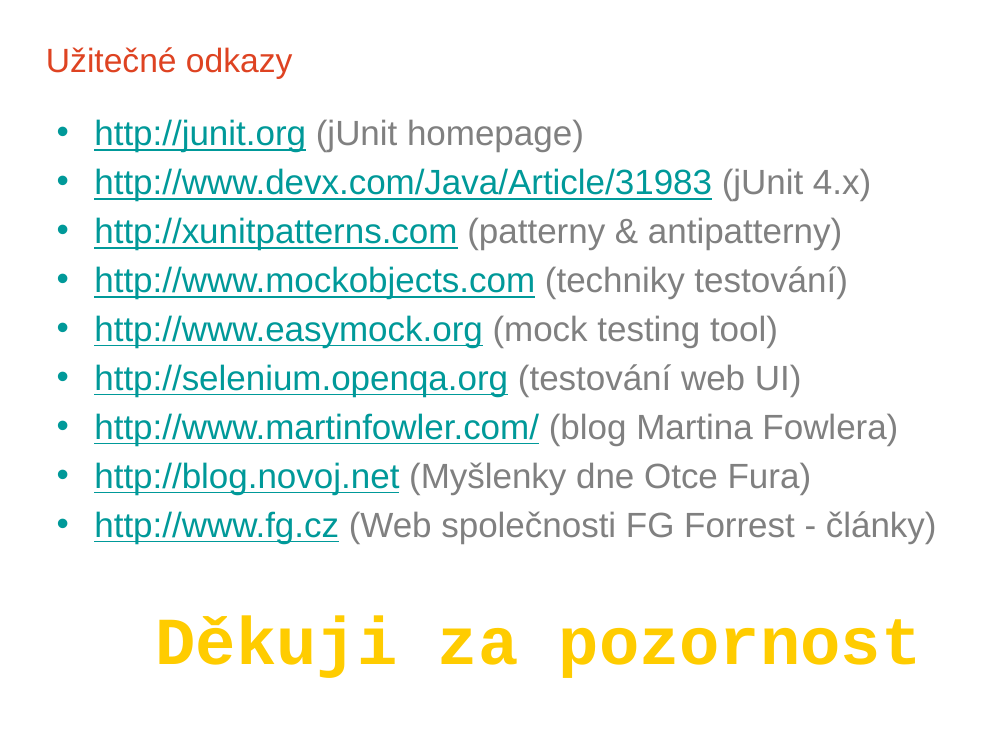
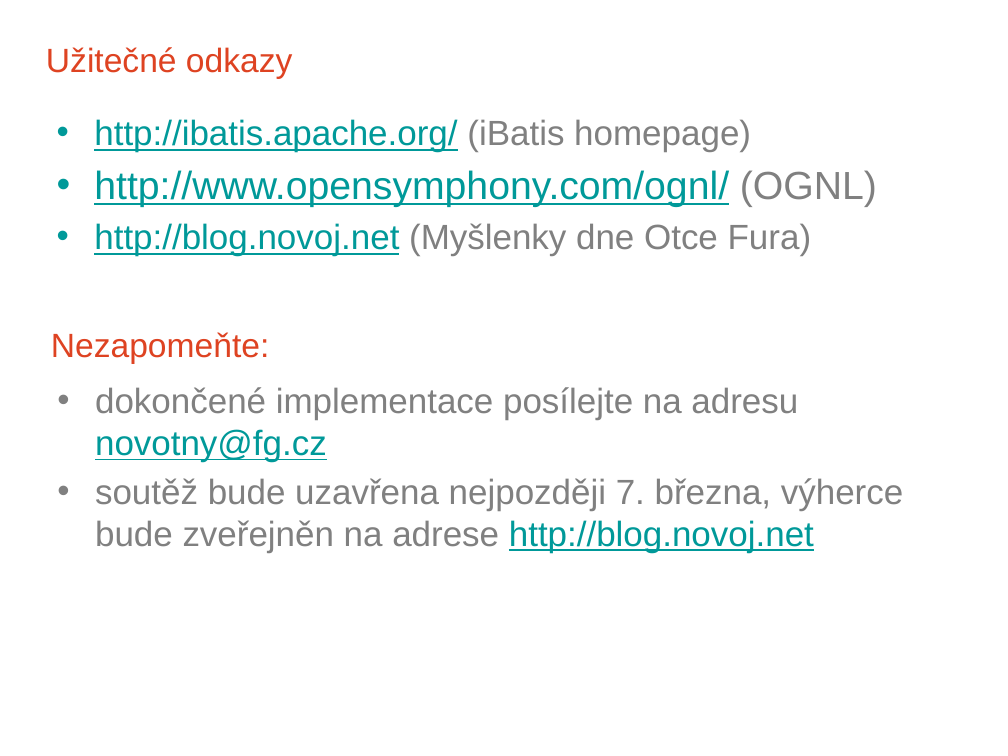
Before and after one commit to novoj/iBatisWorkShop, a slide deck: slide 12 of docs/iBatis 3 Workskop CZJUG.pptx (slide 4 before the commit). Drawn at 1008x756 pixels with LibreOffice and Linux fonts; fonts in the diff are those of the drawing; background and template pictures are left out. Boxes give left, top, right and bottom in pixels: in the first picture for what was removed or moved away, otherwise in the second. Text is boxed around its words. In the diff, an @@ line names an element or a change of style, - is before the commit and + after.

```diff
--- a/docs/iBatis 3 Workskop CZJUG.pptx
+++ b/docs/iBatis 3 Workskop CZJUG.pptx
@@ text at [94,119,877,207]: text changed @@
-• http://junit.org (jUnit homepage)
-• http://www.devx.com/Java/Article/31983 (jUnit 4.x)
-• http://xunitpatterns.com (patterny & antipatterny)
-• http://www.mockobjects.com (techniky testování)
-• http://www.easymock.org (mock testing tool)
-• http://selenium.openqa.org (testování web UI)
-• http://www.martinfowler.com/ (blog Martina Fowlera)
+• http://ibatis.apache.org/ (iBatis homepage)
+• http://www.opensymphony.com/ognl/ (OGNL)
@@ text added at [51,332,270,364], 24 pt, text #DE4322 @@
+Nezapomeňte:
@@ text added at [95,387,903,553], 25 pt, text #808080 @@
+• dokončené implementace posílejte na adresu novotny@fg.cz
+• soutěž bude uzavřena nejpozději 7. března, výherce bude zveřejněn na adrese http://blog.novoj.net
@@ text at [94,511,937,544]: paragraph removed @@
-• http://www.fg.cz (Web společnosti FG Forrest - články)
@@ text removed at [156,616,922,678] @@
-Děkuji za pozornost
```
Also in this commit, not shown: 3 other slides changed, 8 slides added, 3 other files.
